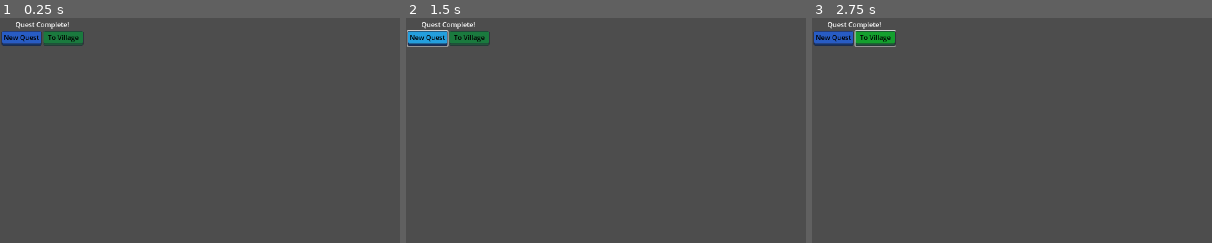
Above: before the commit, frames 1-3 (left to right).
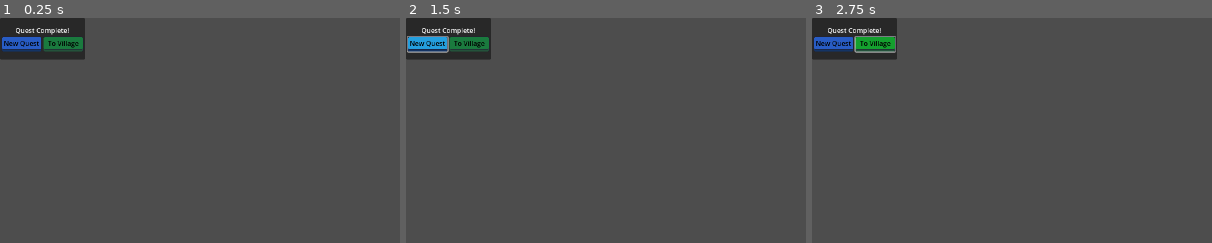
Above: after the commit, the same moments.

Repository: navtges3/PixelValley
Game: Godot game, scene res://scenes/ui/popups/quest_finished_popup.tscn
The game is run twice, just before and just after one commit, with the same random seed, the same clock (stepped at 60 frames per second) and the same inputs. This scene is started directly instead of the project's main scene.
Inputs:
- Up to frame 1 (0.25 s): no input
- Up to frame 2 (1.5 s): click "New Quest" at 0.5 s; click "New Quest" at 1.25 s
- Up to frame 3 (2.75 s): click "To Village" at 2 s
The pictures show only the part of the screen within x 0-50%, y 0-50%; the shares and areas given below are measured in that part.

The runs differ from the first frame. In frame 1, 3.5% of the frame differs, in the area x 0-22%, y 0-19%; in frame 2, 3.5%; in frame 3, 3.5%.

Commit message:
Updated popup scenes

Diff:
--- a/scenes/ui/popups/battle_victory_popup.tscn
+++ b/scenes/ui/popups/battle_victory_popup.tscn
@@ -4,11 +4,10 @@
 [ext_resource type="Theme" uid="uid://cgbnpl6hlm7s2" path="res://assets/button_themes/regular/green_button.tres" id="2_6pkpi"]
 [ext_resource type="Theme" uid="uid://130ubmqd1h3b" path="res://assets/button_themes/regular/red_button.tres" id="4_hlvmy"]
 
-[node name="BattleVictoryPopup" type="Window"]
-size = Vector2i(200, 100)
-wrap_controls = true
-borderless = true
-popup_window = true
+[node name="BattleVictoryPopup" type="PopupPanel"]
+oversampling_override = 1.0
+size = Vector2i(204, 100)
+visible = true
 script = ExtResource("1_b4ntk")
 
 [node name="VBoxContainer" type="VBoxContainer" parent="."]
@@ -16,6 +15,7 @@
 offset_top = 4.0
 offset_right = 200.0
 offset_bottom = 96.0
+alignment = 1
 
 [node name="Label" type="Label" parent="VBoxContainer"]
 layout_mode = 2
--- a/scenes/ui/popups/level_up_popup.tscn
+++ b/scenes/ui/popups/level_up_popup.tscn
@@ -1,9 +1,10 @@
-[gd_scene load_steps=3 format=3 uid="uid://bs7wwh1qgbon3"]
+[gd_scene load_steps=3 format=3 uid="uid://cn8g0ieg4l5fo"]
 
 [ext_resource type="Theme" uid="uid://bqmax31b7iqan" path="res://assets/button_themes/specialty/minus_button.tres" id="1_6ssq3"]
 [ext_resource type="Theme" uid="uid://dx6nuheoualbl" path="res://assets/button_themes/specialty/plus_button.tres" id="2_klwc2"]
 
 [node name="LevelUpPopup" type="Window"]
+oversampling_override = 1.0
 size = Vector2i(214, 248)
 wrap_controls = true
 borderless = true
--- a/scenes/ui/popups/pause_popup.tscn
+++ b/scenes/ui/popups/pause_popup.tscn
@@ -6,21 +6,23 @@
 [ext_resource type="PackedScene" uid="uid://bxmcs3dj7nfvs" path="res://scenes/ui/popups/options_popup.tscn" id="4_fgroy"]
 [ext_resource type="Theme" uid="uid://130ubmqd1h3b" path="res://assets/button_themes/regular/red_button.tres" id="4_xrtjw"]
 
-[node name="PausePopup" type="Window"]
+[node name="PausePopup" type="PopupPanel"]
 oversampling_override = 1.0
-size = Vector2i(100, 142)
-wrap_controls = true
-exclusive = true
-borderless = true
-popup_window = true
+size = Vector2i(104, 150)
+visible = true
 script = ExtResource("1_at05d")
 
 [node name="VBoxContainer" type="VBoxContainer" parent="."]
 anchors_preset = 15
 anchor_right = 1.0
 anchor_bottom = 1.0
+offset_left = 4.0
+offset_top = 4.0
+offset_right = -4.0
+offset_bottom = -4.0
 grow_horizontal = 2
 grow_vertical = 2
+alignment = 1
 
 [node name="Label" type="Label" parent="VBoxContainer"]
 layout_mode = 2
--- a/scenes/ui/popups/quest_finished_popup.tscn
+++ b/scenes/ui/popups/quest_finished_popup.tscn
@@ -3,16 +3,17 @@
 [ext_resource type="Theme" uid="uid://dqwm8agt87lsh" path="res://assets/button_themes/regular/blue_button.tres" id="1_11lqi"]
 [ext_resource type="Theme" uid="uid://cgbnpl6hlm7s2" path="res://assets/button_themes/regular/green_button.tres" id="2_aby8h"]
 
-[node name="QuestFinishedPopup" type="Window"]
-size = Vector2i(200, 100)
-wrap_controls = true
-borderless = true
+[node name="QuestFinishedPopup" type="PopupPanel"]
+oversampling_override = 1.0
+size = Vector2i(204, 100)
+visible = true
 
 [node name="VBoxContainer" type="VBoxContainer" parent="."]
 offset_left = 4.0
 offset_top = 4.0
 offset_right = 200.0
 offset_bottom = 96.0
+alignment = 1
 
 [node name="Label" type="Label" parent="VBoxContainer"]
 layout_mode = 2
